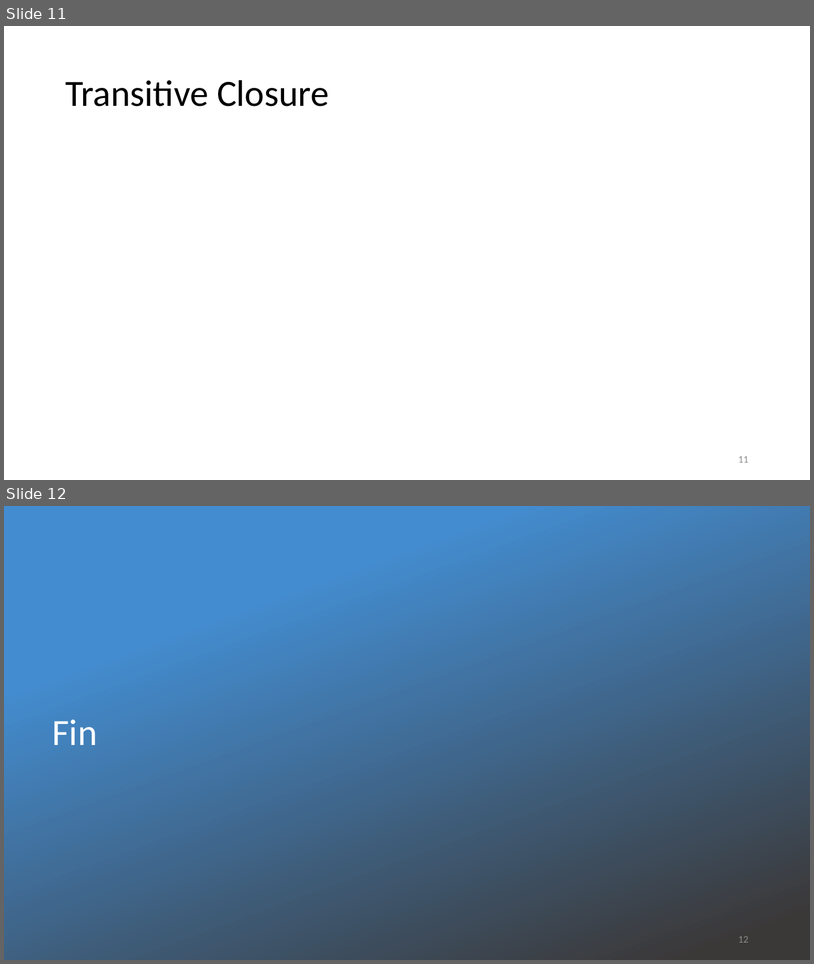
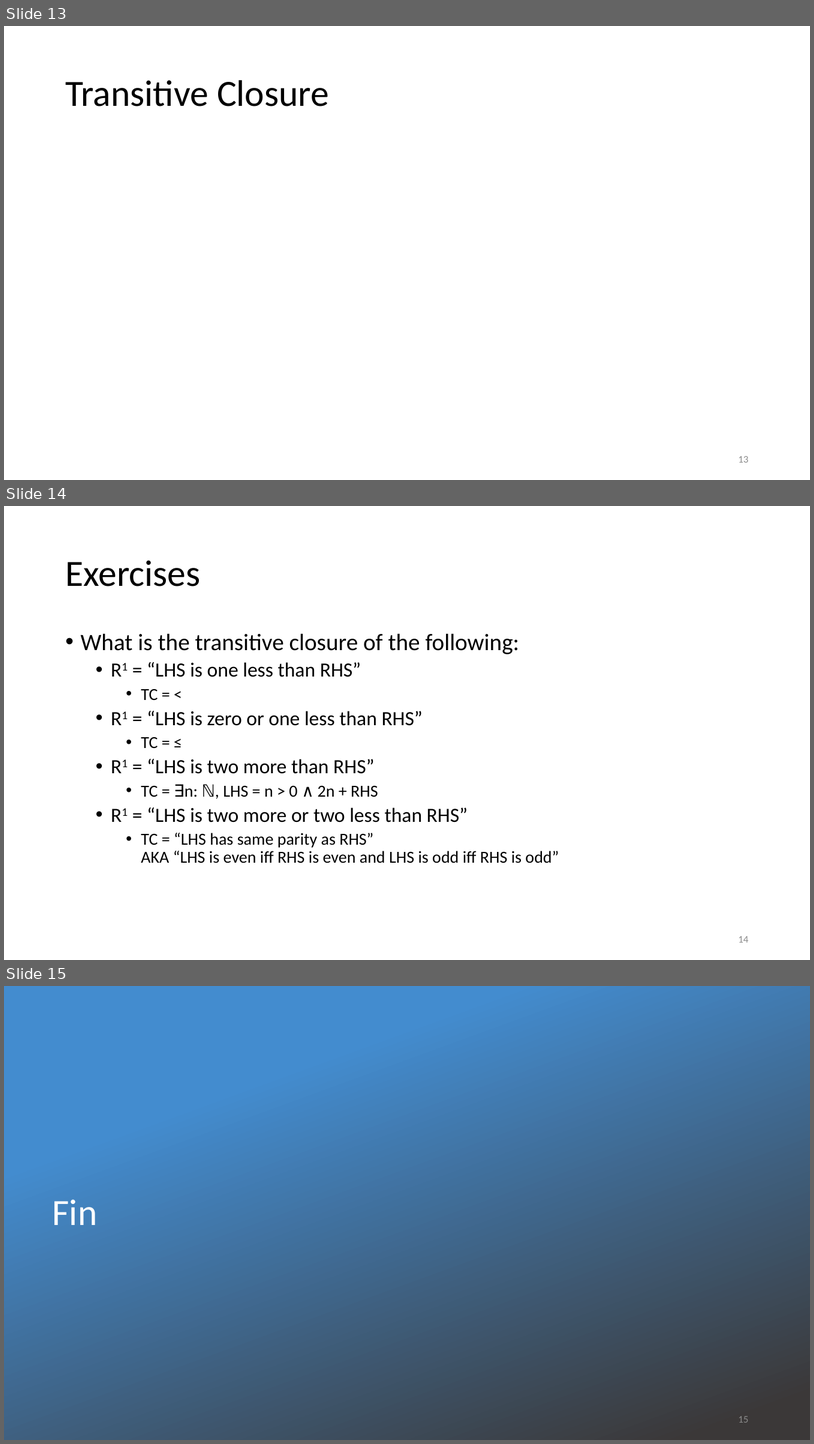
Before and after one commit to tcmch/cs-dm-lean, a slide deck: src/13_Relations/Relations.pptx. Shown one above the other, each under a label of ours: slides 11 and 12 before the commit, slides 13, 14 and 15 after it. The pictures are 814x964 and 814x1444 pixels, drawn with LibreOffice and Linux fonts; fonts in the diff are those of the drawing; grey boxes stand for pictures; background and template pictures are left out. Boxes give left, top, right and bottom in pixels: in the first picture for what was removed or moved away, otherwise in the second. Text is boxed around its words. In the diff, an @@ line names an element or a change of style, - is before the commit and + after.

```diff
--- a/src/13_Relations/Relations.pptx
+++ b/src/13_Relations/Relations.pptx
@@ slide 14 added at <box>4,506,810,960</box>, background #FFFFFF @@
@@ title added at <box>65,560,200,586</box>, 44 pt, text #000000 @@
+Exercises
@@ text added at <box>81,633,559,863</box>, 24 pt, text #000000 @@
+• What is the transitive closure of the following:
+  • R1 = “LHS is one less than RHS”
+    • TC = <
+  • R1 = “LHS is zero or one less than RHS”
+    • TC = ≤
+  • R1 = “LHS is two more than RHS”
+    • TC = ∃n: ℕ, LHS = n > 0 ∧ 2n + RHS
+  • R1 = “LHS is two more or two less than RHS”
+    • TC = “LHS has same parity as RHS”
+      AKA “LHS is even iff RHS is even and LHS is odd iff RHS is odd”
@@ page number added at <box>738,936,749,942</box>, 12 pt, text #8C8C8C @@
+14
@@ what was slide 11 is now slide 13 @@
@@ page number at <box>738,456,749,462</box>: text changed @@
-11
+13
@@ what was slide 12 is now slide 15 @@
@@ page number at <box>738,1416,749,1422</box>: text changed @@
-12
+15
```
Also in this commit, not shown: 2 other slides added, 2 other files.
